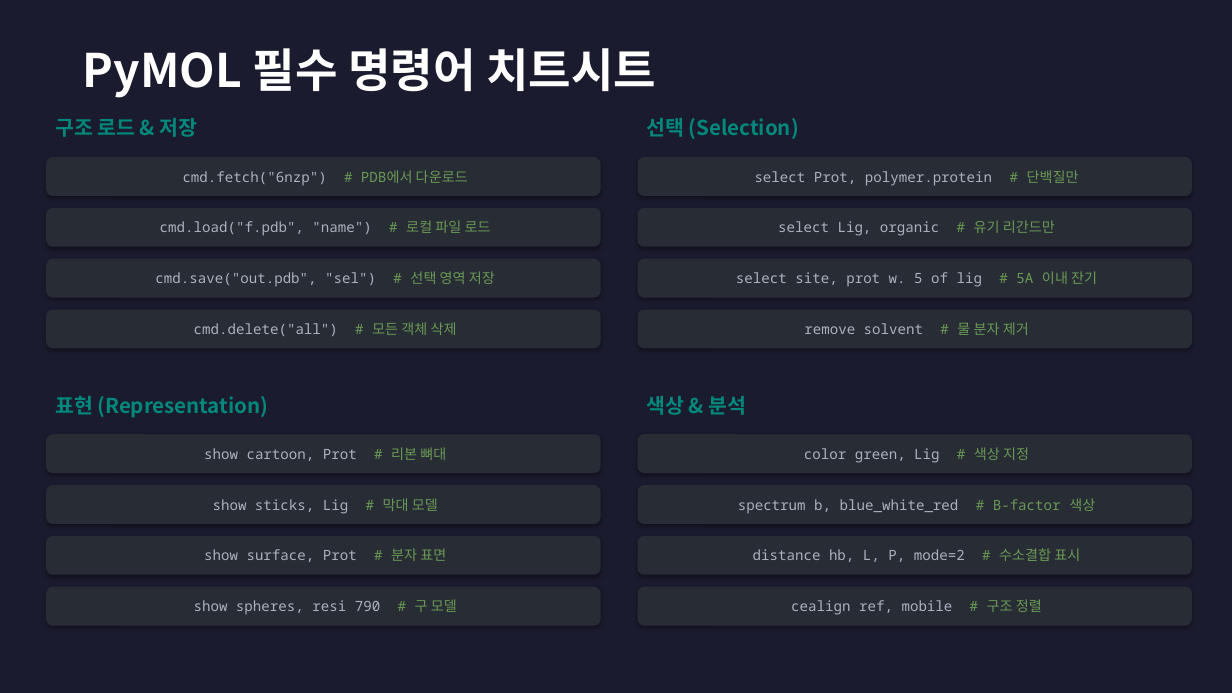
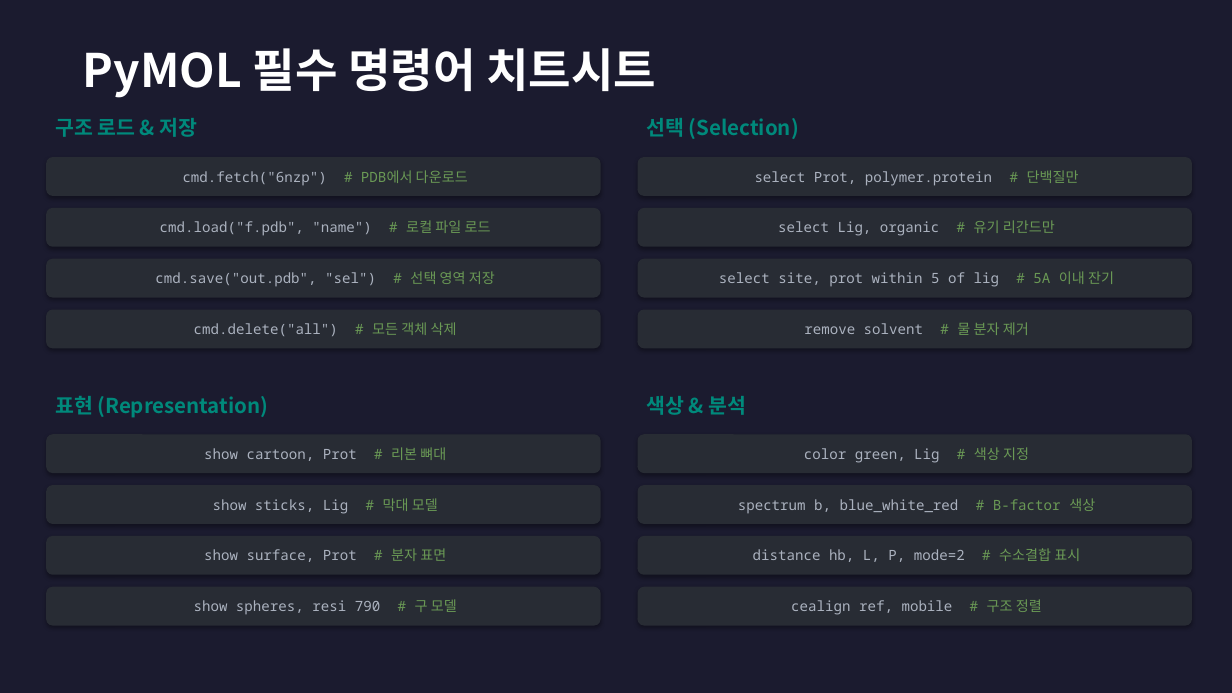
Before and after one commit to fourmodern/molecular_docking_tutorial, a slide deck: slide 14 of Molecular_Docking_Workshop.pptx. Drawn at 1232x693 pixels with LibreOffice and Linux fonts; fonts in the diff are those of the drawing. Boxes give left, top, right and bottom in pixels: in the first picture for what was removed or moved away, otherwise in the second. Text is boxed around its words. In the diff, an @@ line names an element or a change of style, - is before the commit and + after.

```diff
--- a/Molecular_Docking_Workshop.pptx
+++ b/Molecular_Docking_Workshop.pptx
@@ text in rounded rectangle at <box>719,271,1114,287</box>: text changed @@
-select site, prot w. 5 of lig # 5A 이내 잔기
+select site, prot within 5 of lig # 5A 이내 잔기
```
Also in this commit, not shown: 4 other slides changed, 2 other files.
